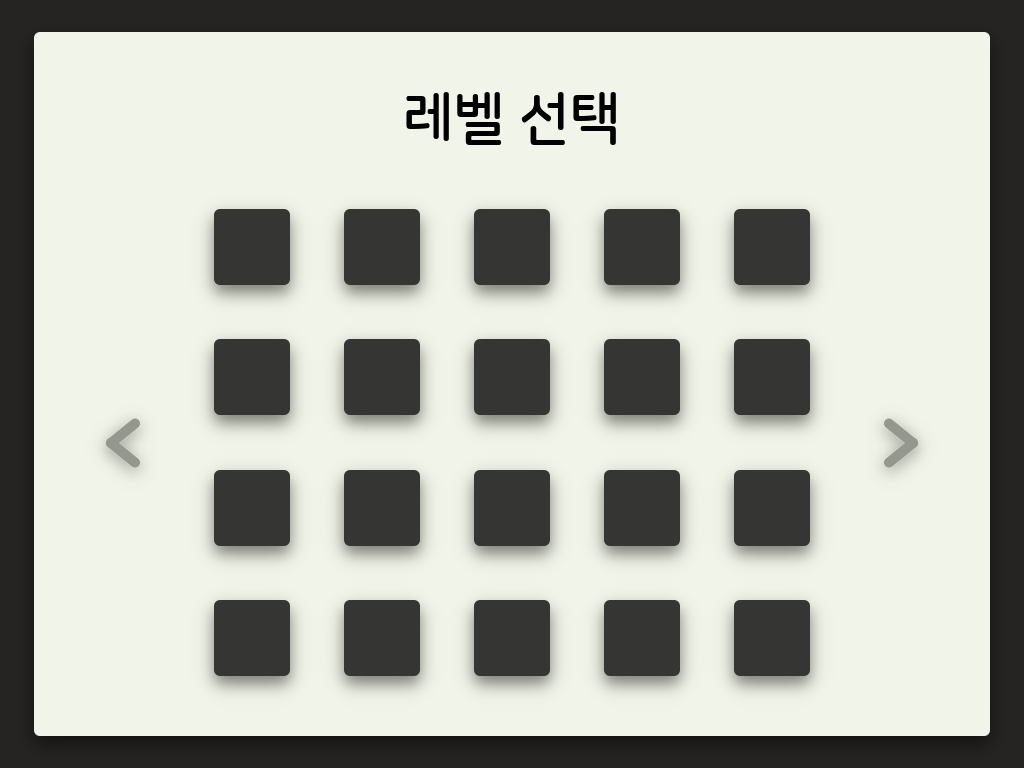
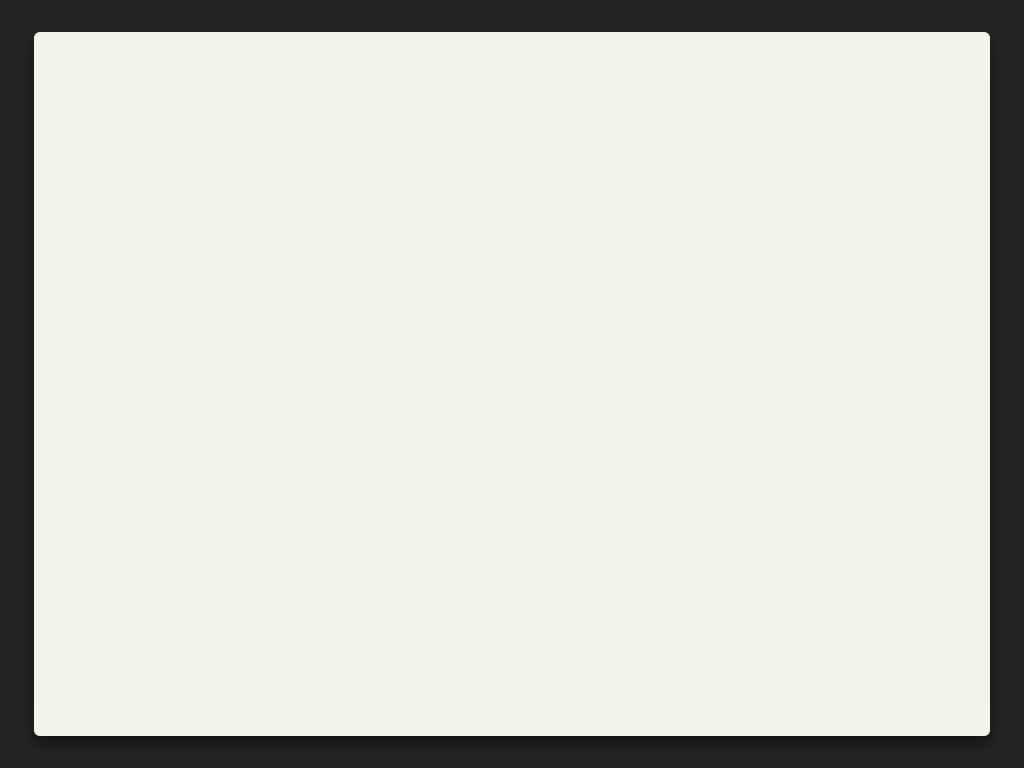
Layers edited between the first and the second 1024 × 768 image:
hid "레벨 선택" over [406, 92, 616, 145]
hid "화살표 #2" over [872, 410, 931, 484]
hid "화살표 #1" over [93, 410, 152, 484]
hid group "4행" (5 layers) over [196, 590, 828, 702]
hid group "3행" (5 layers) over [196, 460, 828, 572]
hid group "2행" (5 layers) over [196, 329, 828, 441]
hid group "1행" (5 layers) over [196, 199, 828, 311]
